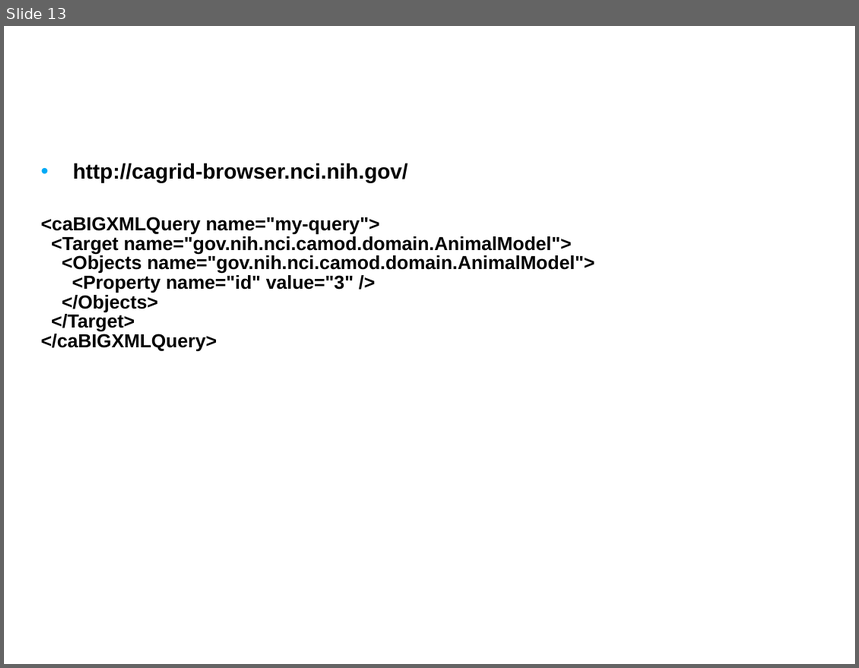
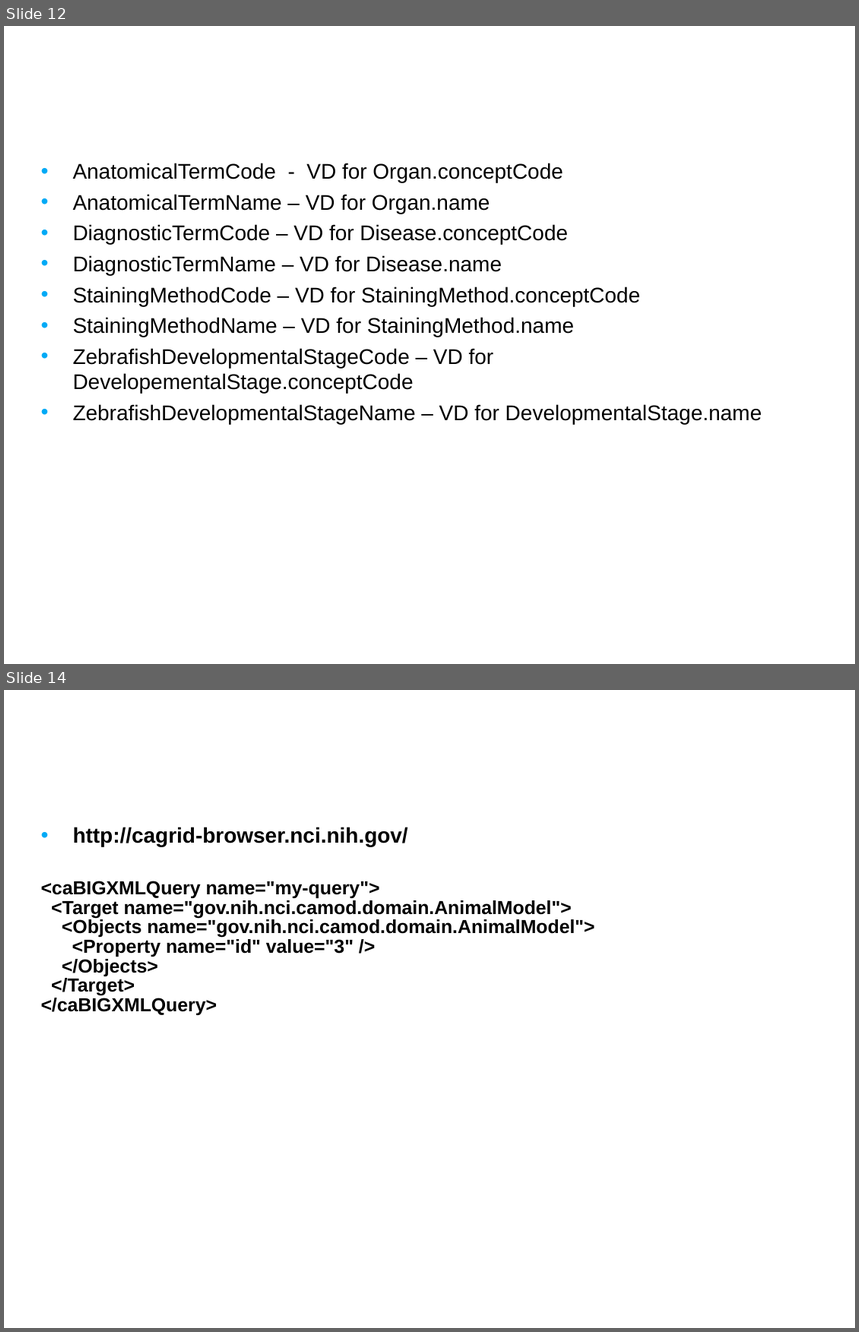
Before and after one commit to NCIP/camod-docs, a slide deck: CABIG compliance/caMOD 2.5 VCDE Submission/caMOD_Interoperability_Review_2009.ppt. Shown one above the other, each under a label of ours: slide 13 before the commit, slides 12 and 14 after it; the slides between them are not shown. The pictures are 859x668 and 859x1332 pixels, drawn with LibreOffice and Linux fonts; fonts in the diff are those of the drawing; background and template pictures are left out. Boxes give left, top, right and bottom in pixels: in the first picture for what was removed or moved away, otherwise in the second. Text is boxed around its words. In the diff, an @@ line names an element or a change of style, - is before the commit and + after.

```diff
--- a/CABIG compliance/caMOD 2.5 VCDE Submission/caMOD_Interoperability_Review_2009.ppt
+++ b/CABIG compliance/caMOD 2.5 VCDE Submission/caMOD_Interoperability_Review_2009.ppt
@@ slide 12 added at bbox=[4, 26, 855, 664], background picture (left out) @@
@@ title added at bbox=[47, 40, 819, 147], 24 pt, text #FFFFFF, bold @@
+Value Domains
@@ text added at bbox=[73, 163, 762, 424], 18 pt, text #000000 @@
+• AnatomicalTermCode - VD for Organ.conceptCode
+• AnatomicalTermName – VD for Organ.name
+• DiagnosticTermCode – VD for Disease.conceptCode
+• DiagnosticTermName – VD for Disease.name
+• StainingMethodCode – VD for StainingMethod.conceptCode
+• StainingMethodName – VD for StainingMethod.name
+• ZebrafishDevelopmentalStageCode – VD for DevelopementalStage.conceptCode
+• ZebrafishDevelopmentalStageName – VD for DevelopmentalStage.name
@@ what was slide 13 is now slide 14 @@
```
Also in this commit, not shown: 6 slides changed, 5 other slides added, 6 slides removed.
